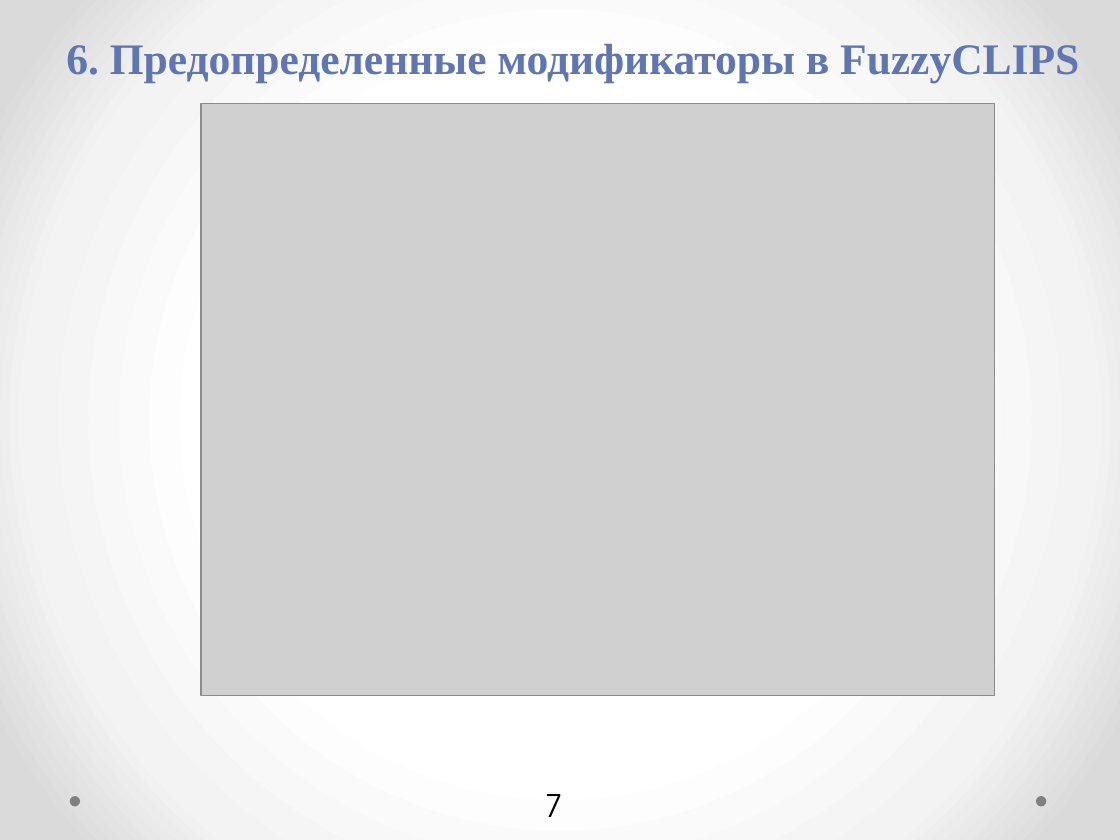
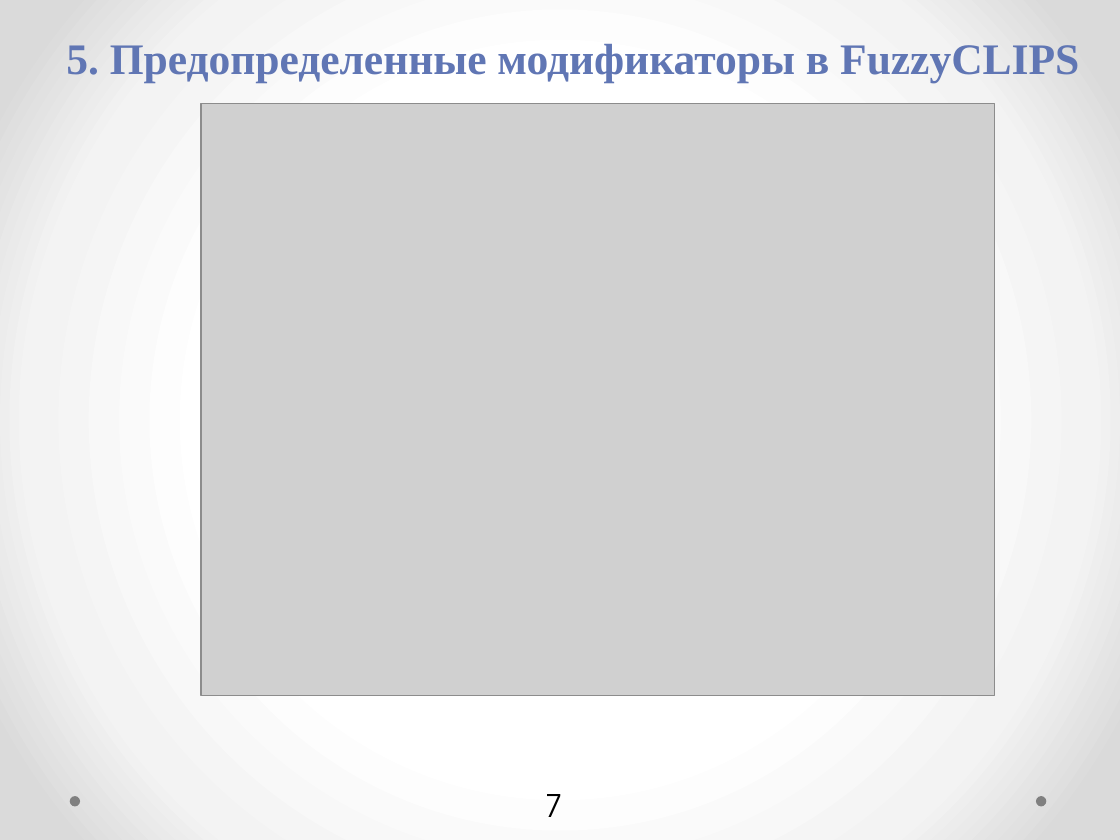
Before and after one commit to petr-r94/ResearchDocsPack, a slide deck: slide 7 of FuzzyCLIPS_End_release.pptx. Drawn at 1120x840 pixels with LibreOffice and Linux fonts; fonts in the diff are those of the drawing; grey boxes stand for pictures. Boxes give left, top, right and bottom in pixels: in the first picture for what was removed or moved away, otherwise in the second. Text is boxed around its words. In the diff, an @@ line names an element or a change of style, - is before the commit and + after.

```diff
--- a/FuzzyCLIPS_End_release.pptx
+++ b/FuzzyCLIPS_End_release.pptx
@@ text at (66,44,1079,83): text changed @@
-6. Предопределенные модификаторы в FuzzyCLIPS
+5. Предопределенные модификаторы в FuzzyCLIPS
```
Also in this commit, not shown: 16 other slides changed, 1 other file.
